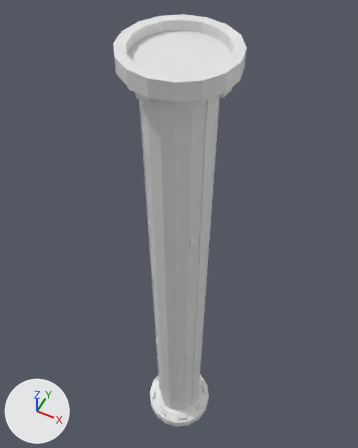
What one commit did to the Blender file 3Dundervisning/ Big pipe.blend.
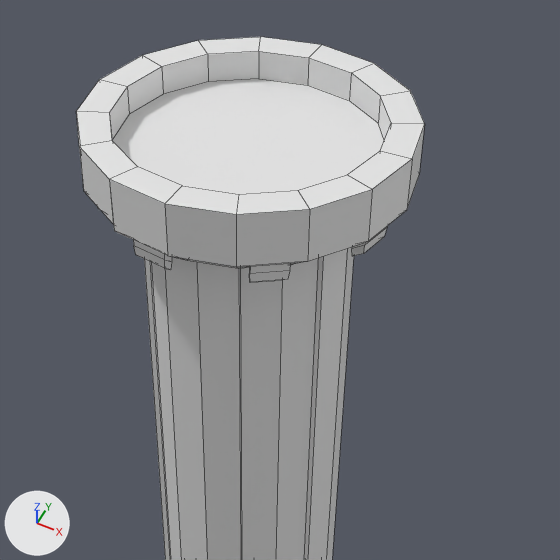
Each version appears first whole from a 50 mm lens placed at (10.1, -20.3, 36.1), pointed at (-1.8, 3.6, 6.3), and next in a close-up on the part from 23% to 83% of the width and 0% to 48% of the height. Every picture has the same lights, and +X, +Y and +Z are marked at lower left. The close-ups show mesh edges as thin lines.

The older version as bpy lines, for what is in view:
```python
me_cylinder = bpy.data.meshes.new('Cylinder')
me_cylinder.from_pydata(...)  # 446 vertices, 339 faces, 88 loose edges; spans x -1.61..1.59, y -1.6..1.61, z 0.0..1.04
me_cylinder.materials.append(None)
ob_cylinder = bpy.data.objects.new('Cylinder', me_cylinder)
ob_cylinder.location = (0.0, 0.0, 2.79)
ob_cylinder.rotation_euler = (0.0, 3.142, 0.0)  # degrees (0, 180, 0)
ob_cylinder.scale = (2.04, 2.04, -20.2)
_m = ob_cylinder.modifiers.new('Mirror', 'MIRROR')
_m.use_axis = (False, False, True)
_m.use_clip = True
```
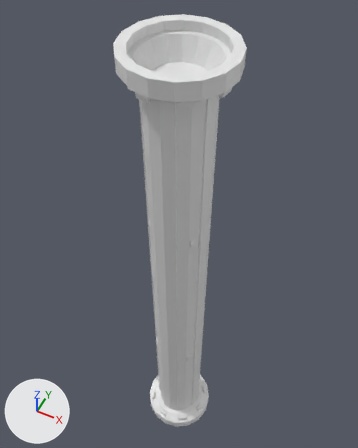
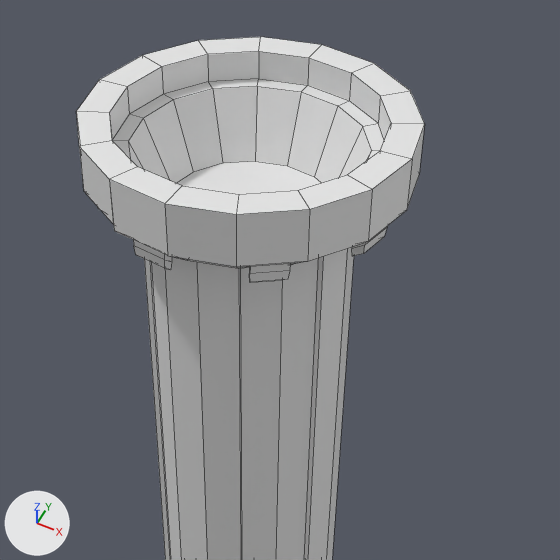
Where the change shows, as pixel boxes [x1, y1, x2, y2] in the close-ups (560 x 560 px):
```json
{"part": 1, "of": "me_cylinder", "change": "built on", "before": [112, 79, 384, 194], "after": [112, 79, 384, 194]}
```

Scene script edits in JSON lines:
```json
{"block": "me_cylinder", "where": "# used by ob_cylinder; location = (0.0, 0.0, 2.79); rotation_euler = (0.0, 3.142, 0.0), in degrees (0, 180, 0); scale = (2.04, 2.04, -20.2)"}
{"op": "remove", "block": "me_cylinder", "code": "me_cylinder.from_pydata(...)  # 446 vertices, 339 faces, 88 loose edges; spans x -1.61..1.59, y -1.6..1.61, z 0.0..1.04"}
{"op": "add", "block": "me_cylinder", "code": "me_cylinder.from_pydata(...)  # 478 vertices, 371 faces, 88 loose edges; spans x -1.61..1.59, y -1.6..1.61, z 0.0..1.04"}
{"block": "me_cylinder", "change": "me_cylinder part 1"}
{"block": "me_cylinder", "change": "1 face is deleted"}
{"block": "me_cylinder", "change": "32 vertices are added at x -1.15..1.13, y -1.13..1.15, z 0.95..1.02"}
{"block": "me_cylinder", "change": "33 new faces join them"}
```
